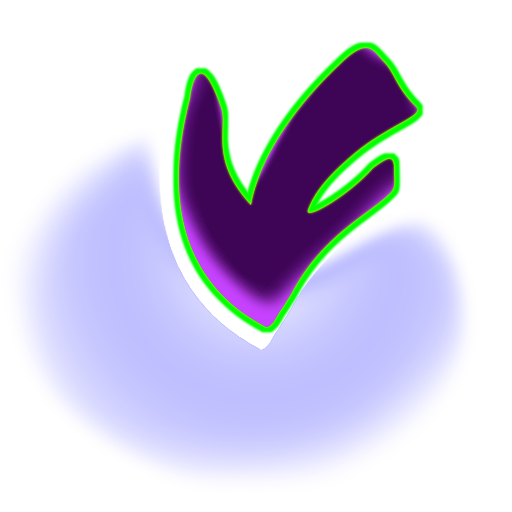
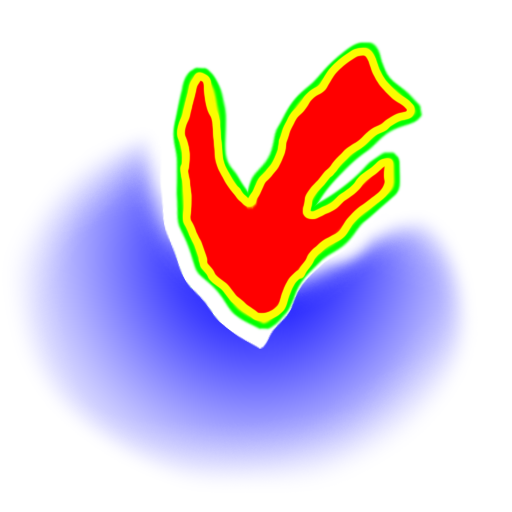
Revision of a layered 512 × 512 image; what changed, layer by layer:
hid group "viewport_mask" (3 layers) over bbox(32, 48, 460, 469)
added layer "Группа 1 копия" above "Группа 1" over bbox(32, 41, 460, 469)
hid group "Группа 1" (4 layers) over bbox(32, 41, 460, 469)
